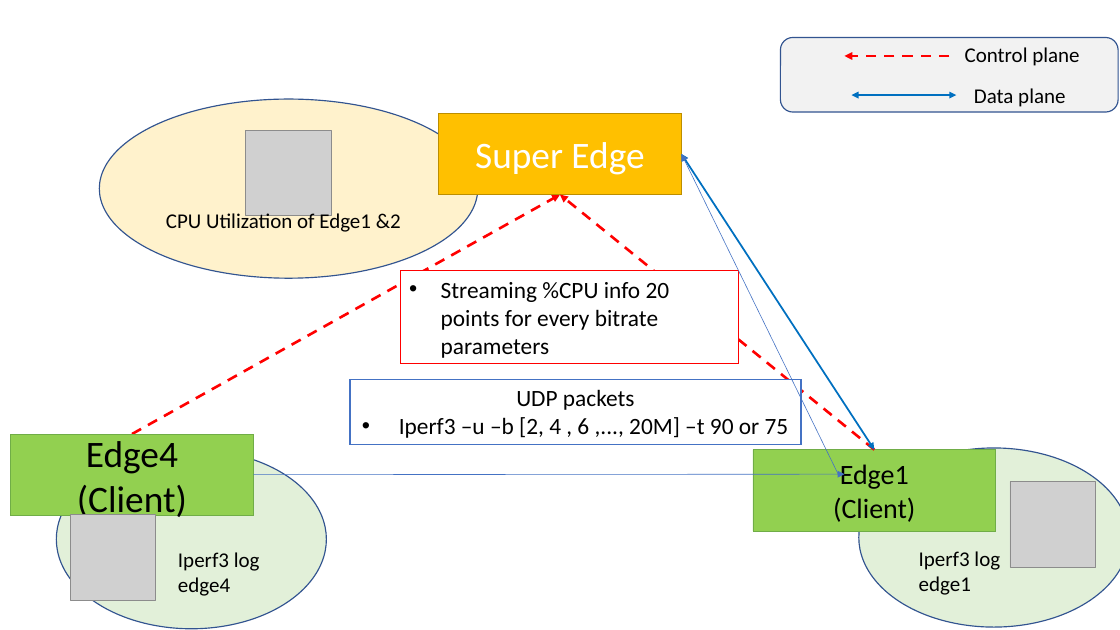
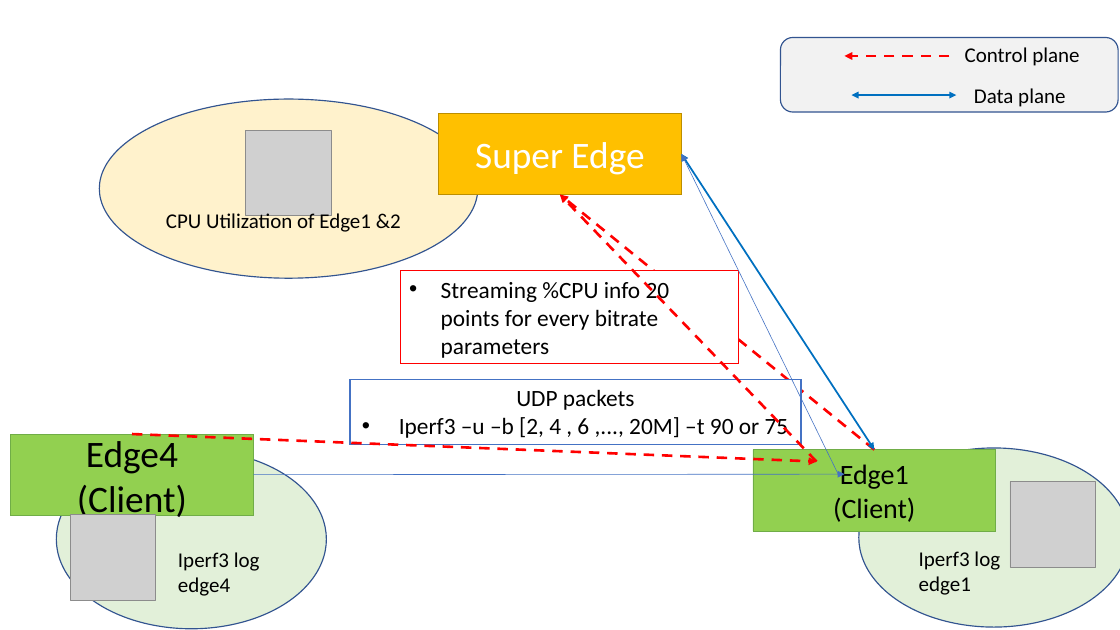
Before and after one commit to phoophoo187/Privacy_SDN_Edge_IoT, a slide deck: slide 12 of PlanB/CPU_utilization_Experiment/version2_Experiment_style/Experiment_Results.pptx. Drawn at 1120x630 pixels with LibreOffice and Linux fonts; fonts in the diff are those of the drawing; grey boxes stand for pictures. Boxes give left, top, right and bottom in pixels: in the first picture for what was removed or moved away, otherwise in the second. Text is boxed around its words. In the diff, an @@ line names an element or a change of style, - is before the commit and + after.

```diff
--- a/PlanB/CPU_utilization_Experiment/version2_Experiment_style/Experiment_Results.pptx
+++ b/PlanB/CPU_utilization_Experiment/version2_Experiment_style/Experiment_Results.pptx
@@ arrow added from (817, 461) to (560, 195), #FF0000 2.25 pt dashed @@
@@ arrow moved from (132, 434) - (560, 195) to (132, 434) - (817, 461) @@
```
Also in this commit, not shown: 7 other slides changed, 6 slides added, 2 other files.
